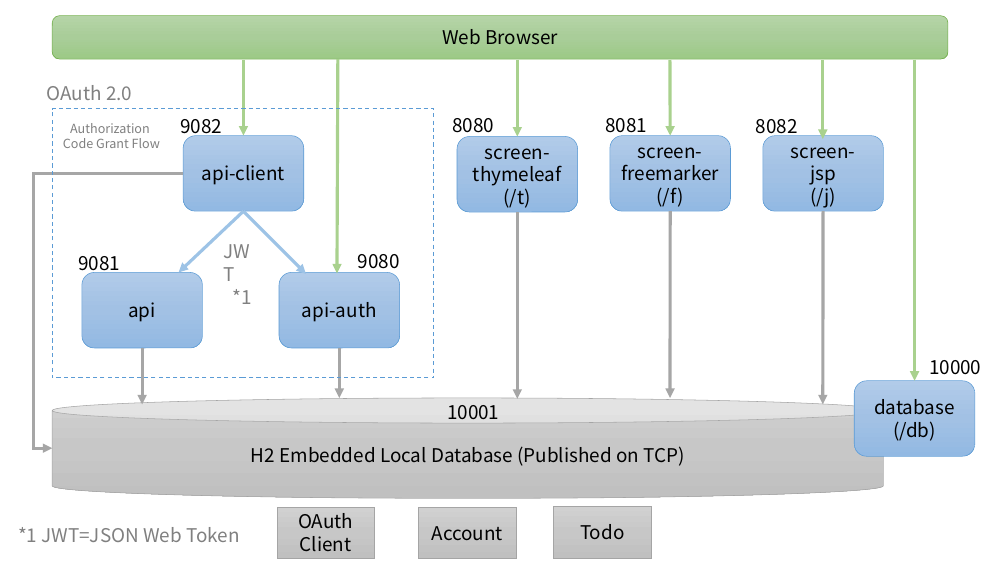
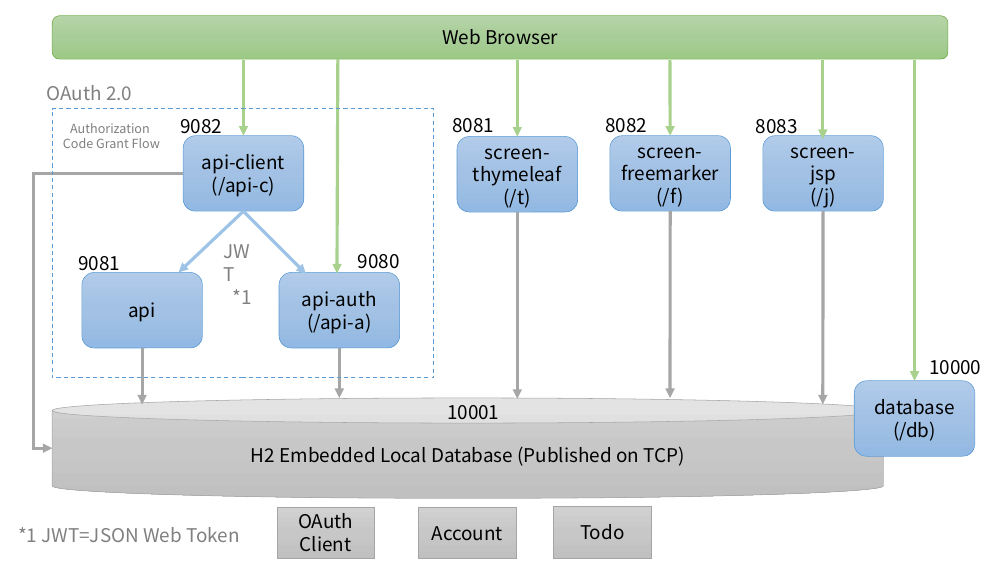
Before and after one commit to kazuki43zoo/spring-boot-multi-sample, a slide deck: slide 1 of images.pptx. Drawn at 1008x567 pixels with LibreOffice and Linux fonts; fonts in the diff are those of the drawing. Boxes give left, top, right and bottom in pixels: in the first picture for what was removed or moved away, otherwise in the second. Text is boxed around its words. In the diff, an @@ line names an element or a change of style, - is before the commit and + after.

```diff
--- a/images.pptx
+++ b/images.pptx
@@ text at [452, 118, 494, 137]: text changed @@
-8080
+8081
@@ text "8082": place and size @@
-text "8082" at [756, 119, 798, 138]
+text "8082" at [605, 118, 647, 138]
@@ text removed at [605, 118, 647, 138] @@
-8081
@@ text added at [756, 119, 798, 138], 18 pt, text #000000 @@
+8083
@@ text in rounded rectangle at [212, 172, 275, 197]: paragraph added @@
+(/api-c)
@@ text in rounded rectangle at [307, 309, 371, 334]: paragraph added @@
+(/api-a)
```
Also in this commit, not shown: 7 other files.
